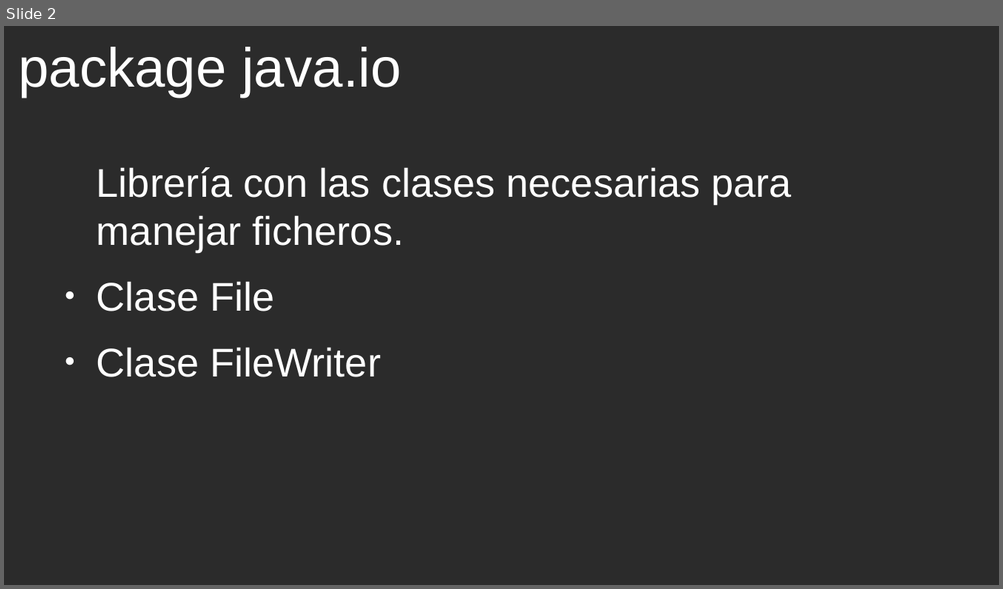
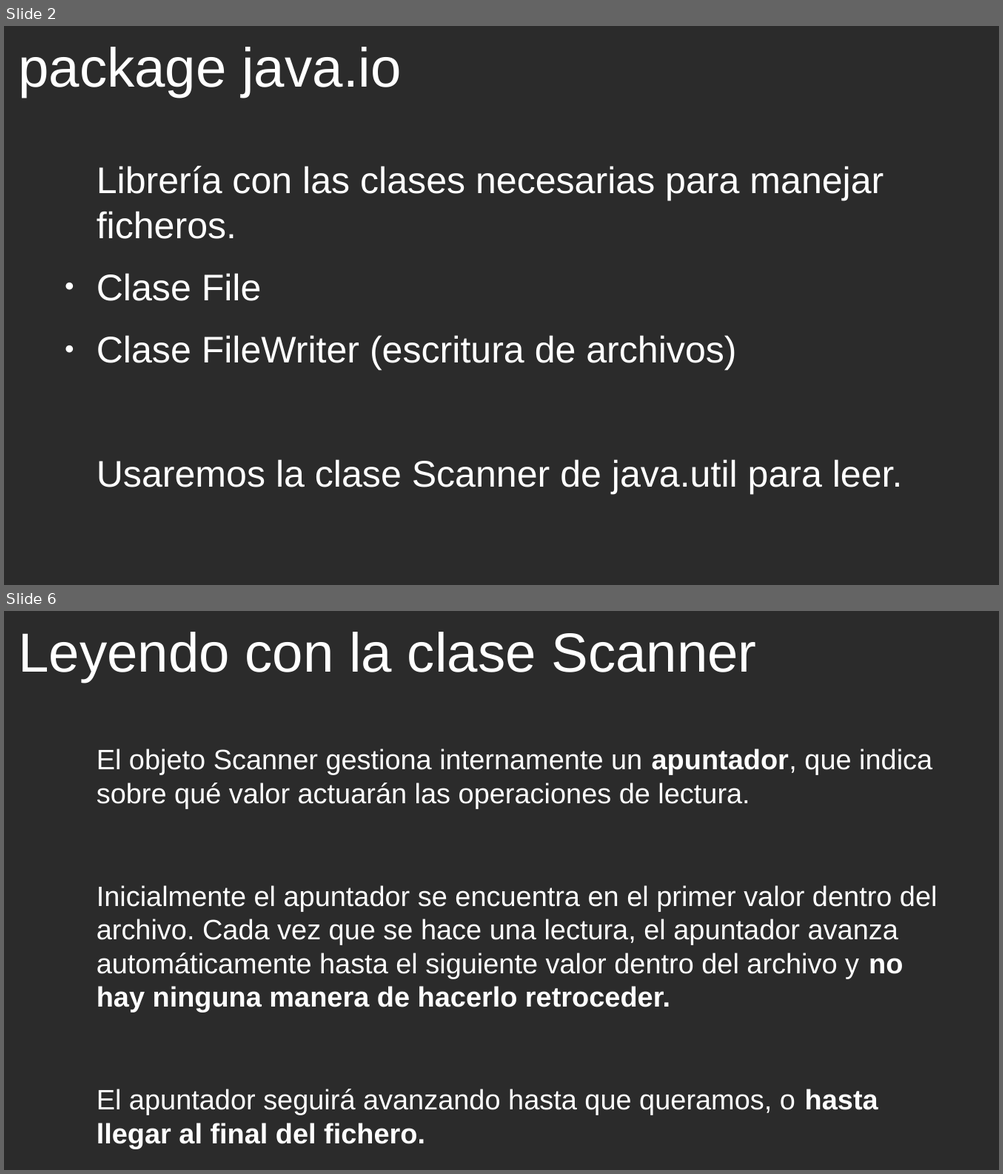
Before and after one commit to cmorenoruiz/ApuntesProgramacion, a slide deck: Unidad 11 Ficheros/Clase FileWriter Presentación para clase.odp. Shown one above the other, each under a label of ours: slide 2 before the commit, slides 2 and 6 after it; the slides between them are not shown. The pictures are 1003x589 and 1003x1174 pixels, drawn with LibreOffice and Linux fonts; fonts in the diff are those of the drawing; background and template pictures are left out; a plain dark background stands for a picture behind light text. Boxes give left, top, right and bottom in pixels: in the first picture for what was removed or moved away, otherwise in the second. Text is boxed around its words. In the diff, an @@ line names an element or a change of style, - is before the commit and + after.

Commit message:
Presentación con las diapositivas sobre métodos write y close

```diff
--- a/Unidad 11 Ficheros/Clase FileWriter Presentación para clase.odp
+++ b/Unidad 11 Ficheros/Clase FileWriter Presentación para clase.odp
@@ slide 6 added at [4, 611, 999, 1170], background picture (left out) @@
@@ title added at [18, 632, 756, 682], 44 pt, text #FFFFFF @@
+Leyendo con la clase Scanner
@@ text added at [96, 749, 937, 1149], 22.4 pt, text #FFFFFF @@
+El objeto Scanner gestiona internamente un apuntador, que indica sobre qué valor actuarán las operaciones de lectura.
+Inicialmente el apuntador se encuentra en el primer valor dentro del archivo. Cada vez que se hace una lectura, el apuntador avanza automáticamente hasta el siguiente valor dentro del archivo y no hay ninguna manera de hacerlo retroceder.
+El apuntador seguirá avanzando hasta que queramos, o hasta llegar al final del fichero.
@@ slide 2 changed as well @@
@@ text at [96, 166, 883, 301]: size 32 to 29.6 pt in "Librería con las clases necesarias para manejar ...", "Clase File" @@
@@ text at [96, 335, 902, 494]: text changed; size 32 to 29.6 pt @@
-● Clase FileWriter
+● Clase FileWriter (escritura de archivos)
+Usaremos la clase Scanner de java.util para leer.
```
Also in this commit, not shown: 3 other slides changed, 7 other slides added, 2 slides removed.
